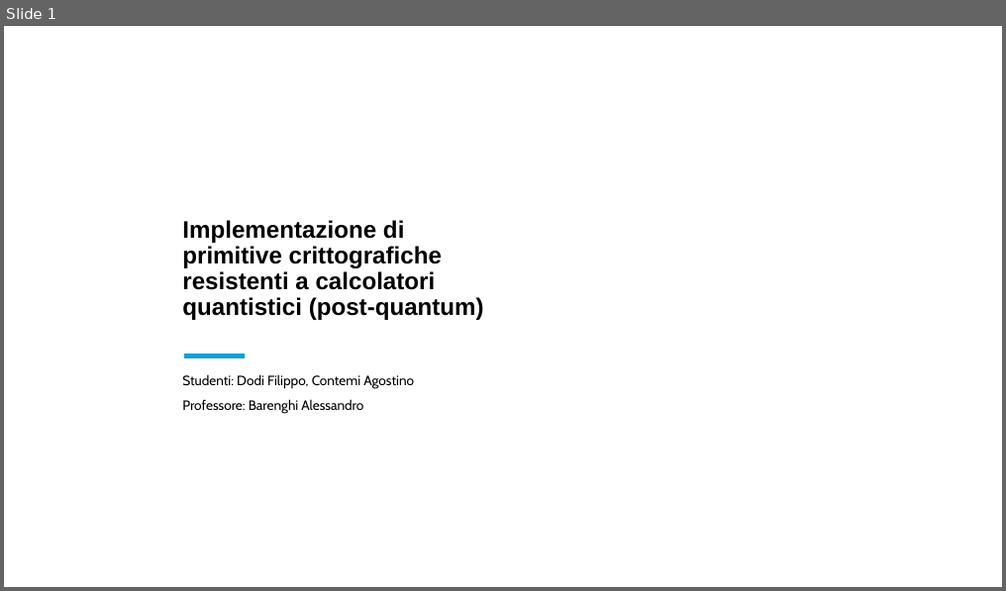
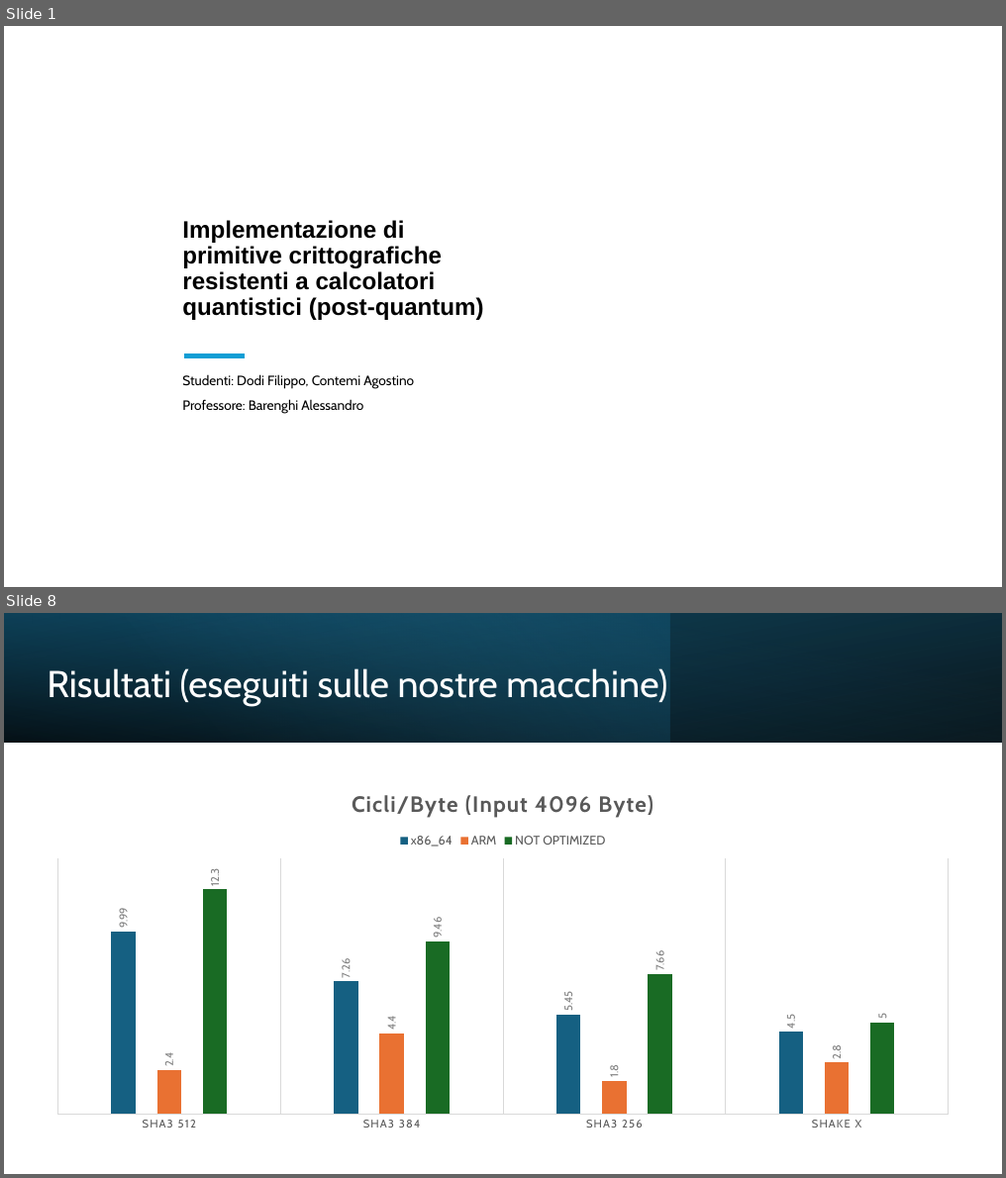
Before and after one commit to Ago19pc/keccak, a slide deck: PRESENTAZIONE.pptx. Shown one above the other, each under a label of ours: slide 1 before the commit, slides 1 and 8 after it; the slides between them are not shown. The pictures are 1006x591 and 1006x1178 pixels, drawn with LibreOffice and Linux fonts; fonts in the diff are those of the drawing; background and template pictures are left out. Boxes give left, top, right and bottom in pixels: in the first picture for what was removed or moved away, otherwise in the second. Text is boxed around its words. In the diff, an @@ line names an element or a change of style, - is before the commit and + after.

```diff
--- a/PRESENTAZIONE.pptx
+++ b/PRESENTAZIONE.pptx
@@ slide 8 added at bbox=[4, 613, 1002, 1174], background #FFFFFF @@
@@ rectangle added at bbox=[4, 613, 1002, 742], fill gradient #000000 to #104862 @@
@@ rectangle added at bbox=[4, 613, 669, 742], fill gradient #156082 to #46B1E1 @@
@@ rectangle added at bbox=[4, 613, 1002, 742], fill gradient #000000 to #156082 @@
@@ title added at bbox=[47, 668, 667, 706], 36 pt, text #FFFFFF @@
+Risultati (eseguiti sulle nostre macchine)
@@ column chart added at bbox=[40, 774, 966, 1139] @@
+title "Cicli/Byte (Input 4096 Byte) "
+categories: SHA3 512, SHA3 384, SHA3 256, SHAKE X
+x86_64: 9.99, 7.26, 5.45, 4.5
+ARM: 2.4, 4.4, 1.8, 2.8
+NOT OPTIMIZED: 12.3, 9.46, 7.66, 5
```
Also in this commit, not shown: 3 slides changed, 4 other slides added, 4 slides removed, 1 other file.
